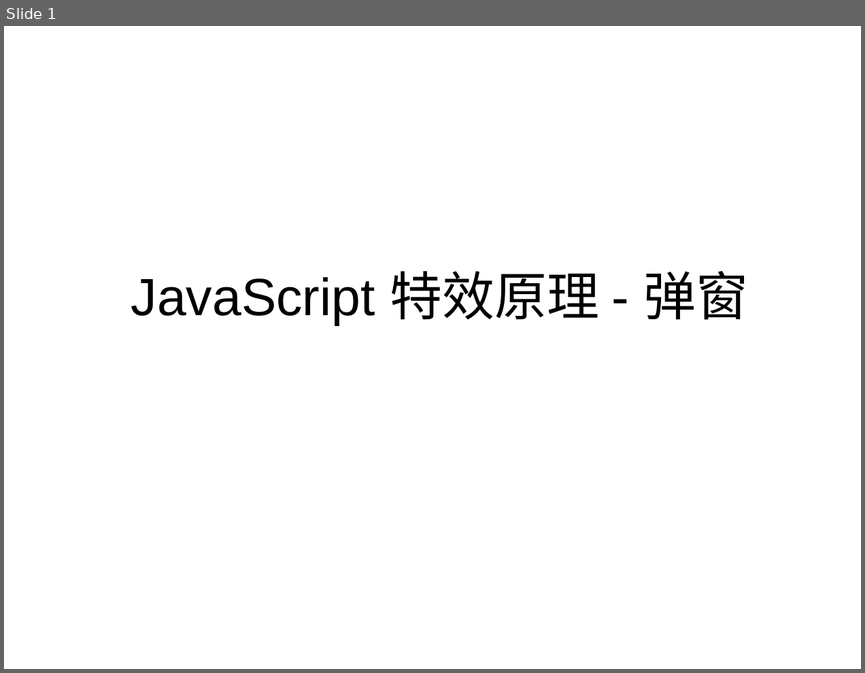
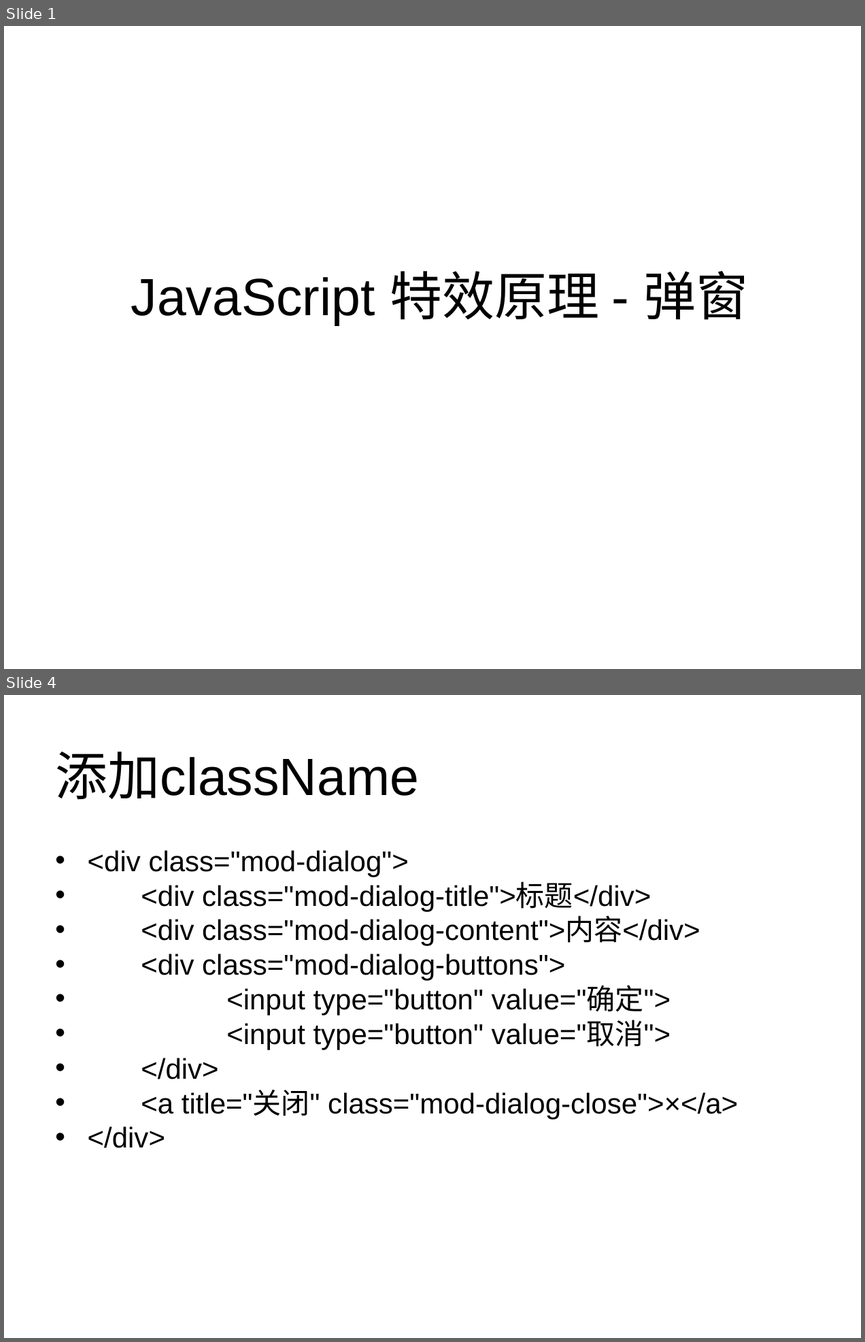
Before and after one commit to panxuepeng/javascript, a slide deck: JavaScript 特效原理 - 弹窗.ppt. Shown one above the other, each under a label of ours: slide 1 before the commit, slides 1 and 4 after it; the slides between them are not shown. The pictures are 865x673 and 865x1342 pixels, drawn with LibreOffice and Linux fonts; fonts in the diff are those of the drawing. Boxes give left, top, right and bottom in pixels: in the first picture for what was removed or moved away, otherwise in the second. Text is boxed around its words. In the diff, an @@ line names an element or a change of style, - is before the commit and + after.

```diff
--- a/JavaScript 特效原理 - 弹窗.ppt
+++ b/JavaScript 特效原理 - 弹窗.ppt
@@ slide 4 added at bbox=[4, 695, 861, 1338], background #FFFFFF @@
@@ title added at bbox=[55, 751, 419, 799], 44 pt, text #000000 @@
+添加className
@@ text added at bbox=[88, 850, 738, 1148], 24 pt, text #000000 @@
+• <div class="mod-dialog">
+• <div class="mod-dialog-title">标题</div>
+• <div class="mod-dialog-content">内容</div>
+• <div class="mod-dialog-buttons">
+• <input type="button" value="确定">
+• <input type="button" value="取消">
+• </div>
+• <a title="关闭" class="mod-dialog-close">×</a>
+• </div>
```
Also in this commit, not shown: 12 other slides added, 14 other files.
